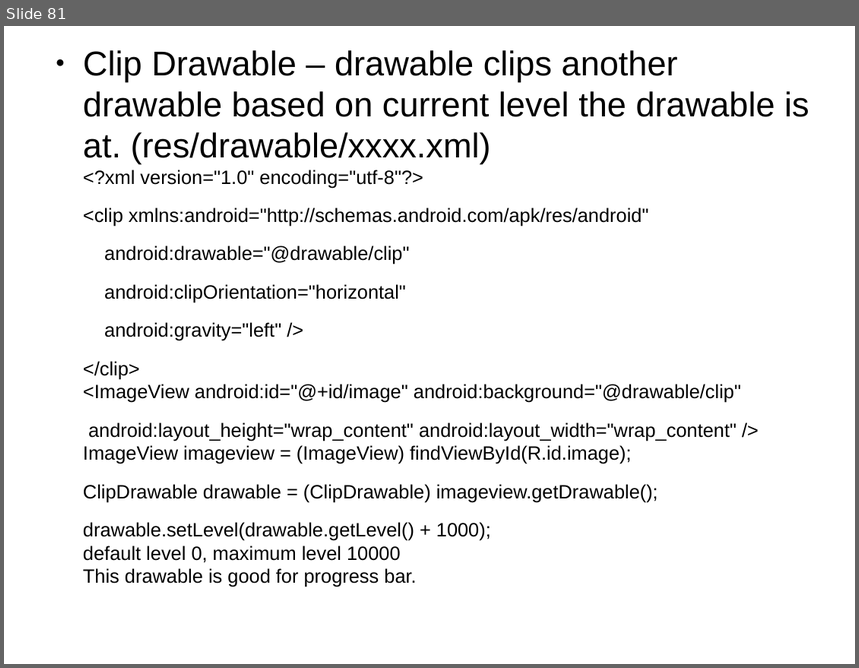
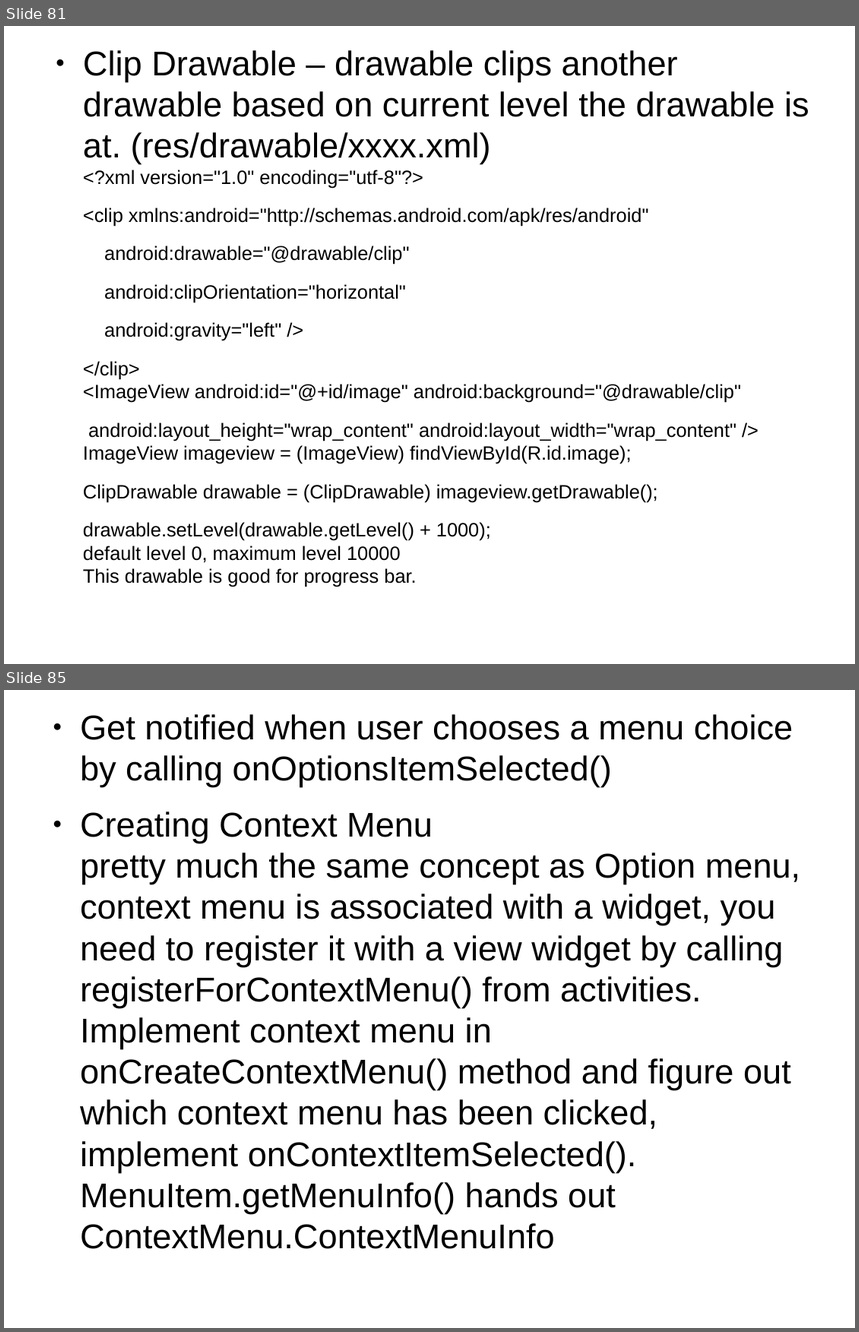
Before and after one commit to thegreatdao/testa, a slide deck: assets/android.odp. Shown one above the other, each under a label of ours: slide 81 before the commit, slides 81 and 85 after it; the slides between them are not shown. The pictures are 859x668 and 859x1332 pixels, drawn with LibreOffice and Linux fonts; fonts in the diff are those of the drawing. Boxes give left, top, right and bottom in pixels: in the first picture for what was removed or moved away, otherwise in the second. Text is boxed around its words. In the diff, an @@ line names an element or a change of style, - is before the commit and + after.

```diff
--- a/assets/android.odp
+++ b/assets/android.odp
@@ slide 85 added at (4,690,855,1328), background #FFFFFF @@
@@ text added at (80,714,800,1249), 32 pt, text #000000 @@
+● Get notified when user chooses a menu choice
+  by calling onOptionsItemSelected()
+● Creating Context Menu
+  pretty much the same concept as Option menu, context menu is associated with a widget, you need to register it with a view widget by calling registerForContextMenu() from activities. Implement context menu in onCreateContextMenu() method and figure out which context menu has been clicked, implement onContextItemSelected(). MenuItem.getMenuInfo() hands out ContextMenu.ContextMenuInfo
```
Also in this commit, not shown: 13 other slides added, 1 slide removed.
